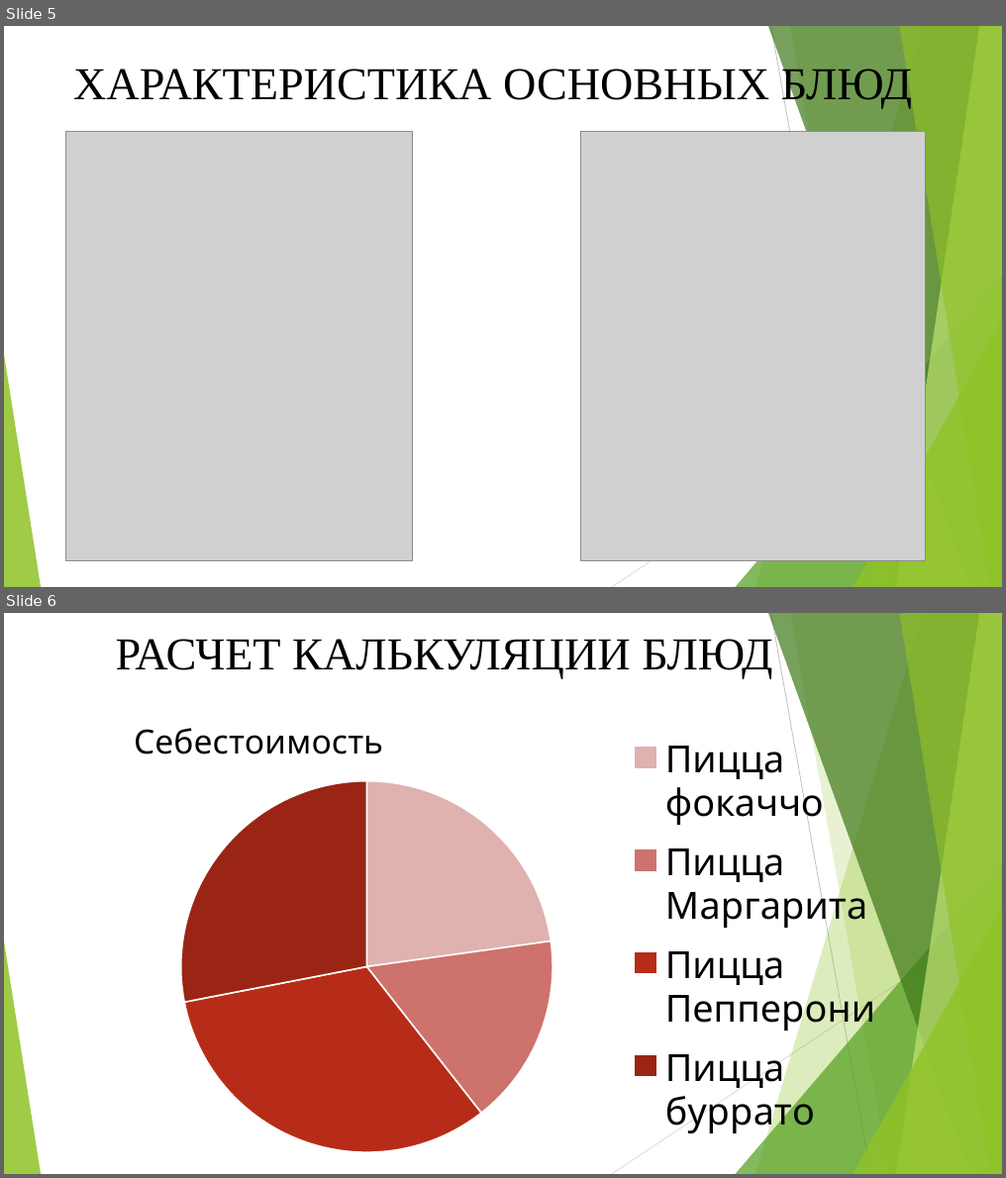
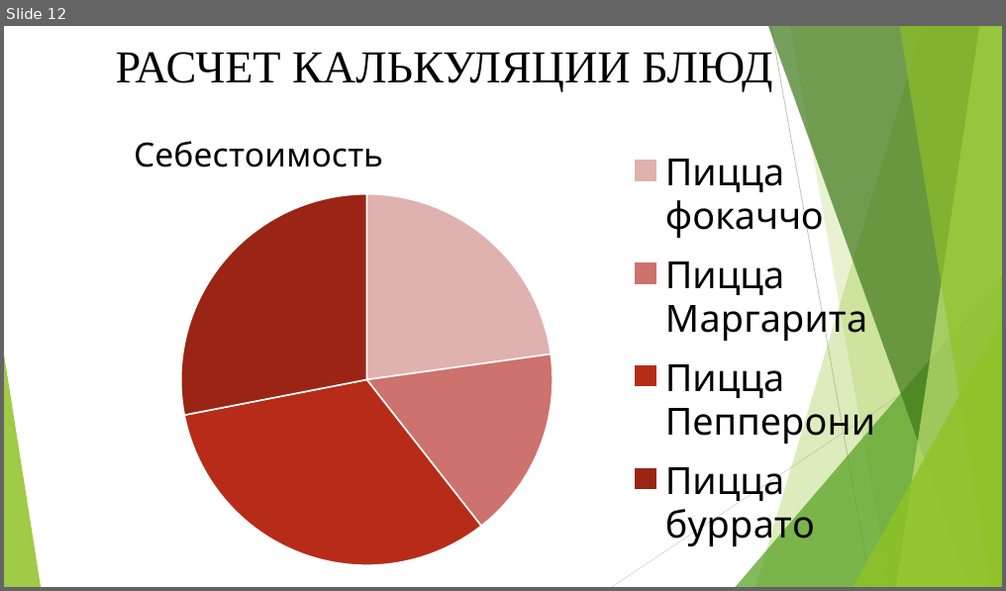
Before and after one commit to David2261/Scheme_Automation, a slide deck: 2023/Диплом/Алина/Презентация.pptx. Shown one above the other, each under a label of ours: slides 5 and 6 before the commit, slide 12 after it. The pictures are 1006x1178 and 1006x591 pixels, drawn with LibreOffice and Linux fonts; fonts in the diff are those of the drawing; grey boxes stand for pictures. Boxes give left, top, right and bottom in pixels: in the first picture for what was removed or moved away, otherwise in the second. Text is boxed around its words. In the diff, an @@ line names an element or a change of style, - is before the commit and + after.

```diff
--- a/2023/Диплом/Алина/Презентация.pptx
+++ b/2023/Диплом/Алина/Презентация.pptx
@@ slide 5 removed at box(4, 26, 1002, 587), background #FFFFFF; not listed: 10 template elements that a slide beside it also shows @@
@@ title removed at box(73, 65, 912, 109) @@
-ХАРАКТЕРИСТИКА ОСНОВНЫХ БЛЮД
@@ picture removed at box(66, 132, 412, 562) @@
@@ picture removed at box(580, 132, 926, 562) @@
@@ what was slide 6 is now slide 12 @@
```
Also in this commit, not shown: 5 slides changed, 9 slides added, 1 other file.
